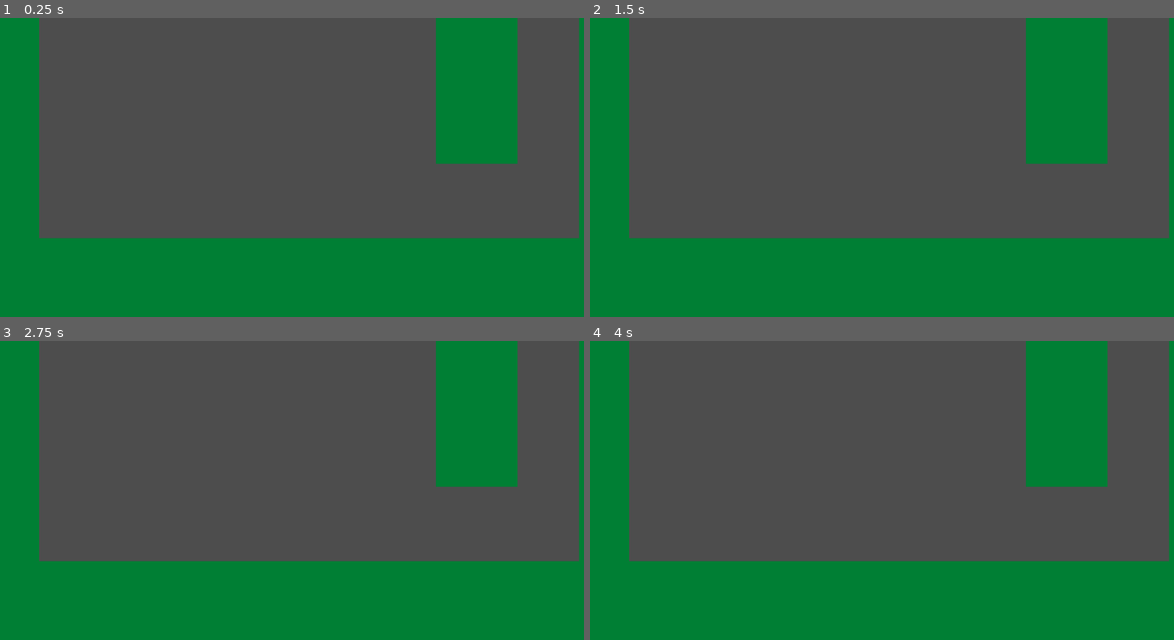
Above: before the commit, frames 1-4 (two rows, left to right).
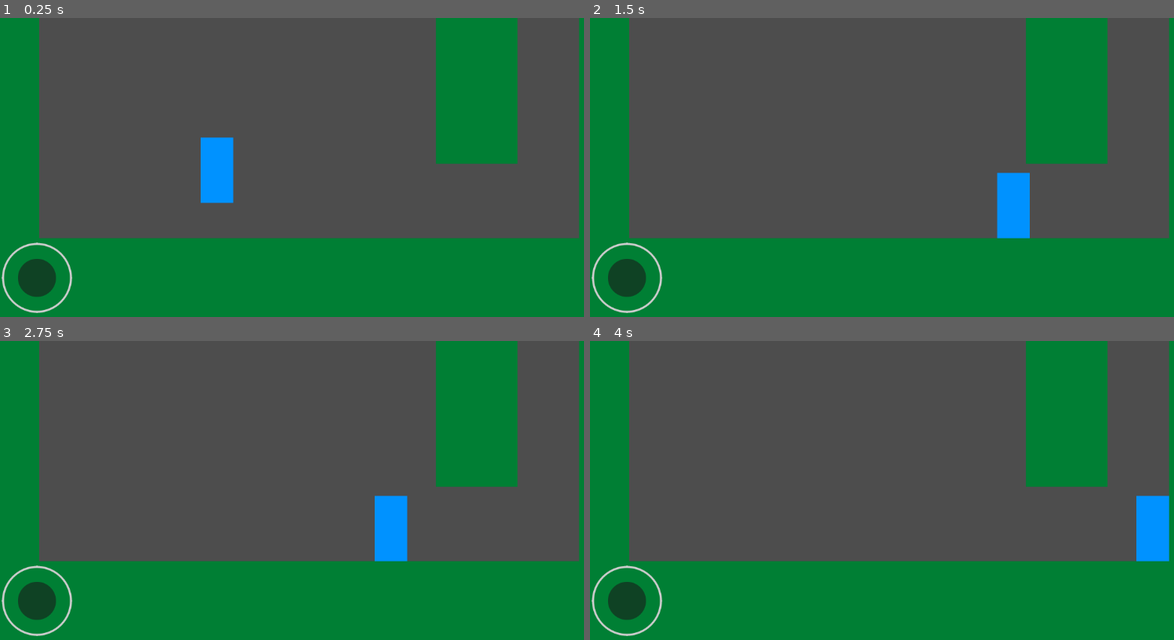
Above: after the commit, the same moments.

Repository: Mrdarx444/Veinbreaker
Game: Godot game, scene res://source/test/world.tscn
Same seed, same stepped clock (60 frames per second), same inputs: the game is played once before the commit and once after it.
Inputs:
- Up to frame 1 (0.25 s): no input
- Up to frame 2 (1.5 s): hold D (Right, bound only after the commit) from 0.53 s (still down); tap W (Up, bound only after the commit) at 0.6, 0.77, 1.07, 1.35 s
- Up to frame 3 (2.75 s): tap W (Up, bound only after the commit) at 1.52, 1.82, 2.1 s; release D (Right, bound only after the commit) at 2.03 s; hold A (Left, bound only after the commit) from 2.03 s (still down)
- Up to frame 4 (4 s): release A (Left, bound only after the commit) at 2.78 s; hold D (Right, bound only after the commit) from 2.78 s (still down); tap W (Up, bound only after the commit) at 2.85, 3.02, 3.32, 3.6, 3.77 s

The runs differ from the first frame. In frame 1, 2.2% of the frame differs, in the area x 0-40%, y 39-99%; in frame 2, 2.2%; in frame 3, 2.2%; in frame 4, 2.2%.

Commit message:
Simple Player Movement

Diff:
--- a/project.godot
+++ b/project.godot
@@ -28,9 +28,38 @@
 
 window/size/viewport_height=550
 
+[input]
+
+Left={
+"deadzone": 0.2,
+"events": [Object(InputEventKey,"resource_local_to_scene":false,"resource_name":"","device":-1,"window_id":0,"alt_pressed":false,"shift_pressed":false,"ctrl_pressed":false,"meta_pressed":false,"pressed":false,"keycode":0,"physical_keycode":65,"key_label":0,"unicode":113,"location":0,"echo":false,"script":null)
+]
+}
+Right={
+"deadzone": 0.2,
+"events": [Object(InputEventKey,"resource_local_to_scene":false,"resource_name":"","device":-1,"window_id":0,"alt_pressed":false,"shift_pressed":false,"ctrl_pressed":false,"meta_pressed":false,"pressed":false,"keycode":0,"physical_keycode":68,"key_label":0,"unicode":100,"location":0,"echo":false,"script":null)
+]
+}
+Up={
+"deadzone": 0.2,
+"events": [Object(InputEventKey,"resource_local_to_scene":false,"resource_name":"","device":-1,"window_id":0,"alt_pressed":false,"shift_pressed":false,"ctrl_pressed":false,"meta_pressed":false,"pressed":false,"keycode":0,"physical_keycode":87,"key_label":0,"unicode":122,"location":0,"echo":false,"script":null)
+]
+}
+Down={
+"deadzone": 0.2,
+"events": [Object(InputEventKey,"resource_local_to_scene":false,"resource_name":"","device":-1,"window_id":0,"alt_pressed":false,"shift_pressed":false,"ctrl_pressed":false,"meta_pressed":false,"pressed":false,"keycode":0,"physical_keycode":83,"key_label":0,"unicode":115,"location":0,"echo":false,"script":null)
+]
+}
+
+[input_devices]
+
+pointing/emulate_touch_from_mouse=true
+pointing/emulate_mouse_from_touch=false
+
 [physics]
 
 3d/physics_engine="Jolt Physics"
+2d/default_gravity=1200.0
 
 [rendering]
 
--- a/source/scripts/Player/player.gd
+++ b/source/scripts/Player/player.gd
@@ -1 +1,25 @@
 extends CharacterBody2D
+
+var speed := 400.0
+var gravity: float = ProjectSettings.get_setting("physics/2d/default_gravity")
+
+func _physics_process(delta: float) -> void:
+	movement_handle(delta)
+	gravity_handle(delta)
+	move_and_slide()
+	print("Velocity: ", velocity)
+
+func gravity_handle(delta: float):
+	if !is_on_floor():
+		velocity.y += gravity * delta
+	else :
+		velocity.y = 0
+
+func movement_handle(delta: float):
+	var joystick := Input.get_vector("Left", "Right", "Up", "Down")
+	if joystick.x > 0:
+		velocity.x = speed
+	elif joystick.x < 0:
+		velocity.x = -speed
+	else :
+		velocity.x = 0
--- a/source/test/world.tscn
+++ b/source/test/world.tscn
@@ -1,4 +1,6 @@
 [gd_scene format=3 uid="uid://bbcxbsd1jn3bh"]
+
+[ext_resource type="PackedScene" uid="uid://bghqxvldmkdeg" path="res://source/scenes/Player/player.tscn" id="1_4loxo"]
 
 [sub_resource type="RectangleShape2D" id="RectangleShape2D_dihab"]
 size = Vector2(2000, 150)
@@ -99,3 +101,27 @@
 
 [node name="Collision" type="CollisionShape2D" parent="Wall3" unique_id=159511932]
 shape = SubResource("RectangleShape2D_4loxo")
+
+[node name="Player" parent="." unique_id=1568325260 instance=ExtResource("1_4loxo")]
+position = Vector2(399, 240)
+
+[node name="HUD" type="CanvasLayer" parent="." unique_id=1287239812]
+
+[node name="VirtualJoystick" type="VirtualJoystick" parent="HUD" unique_id=1738887659]
+anchors_preset = 2
+anchor_top = 1.0
+anchor_bottom = 1.0
+offset_left = 48.0
+offset_top = -92.0
+offset_right = 88.0
+offset_bottom = -52.0
+grow_vertical = 0
+size_flags_horizontal = 0
+size_flags_vertical = 0
+joystick_size = 129.0
+tip_size = 70.0
+deadzone_ratio = 0.21
+action_left = &"Left"
+action_right = &"Right"
+action_up = &"Up"
+action_down = &"Down"
